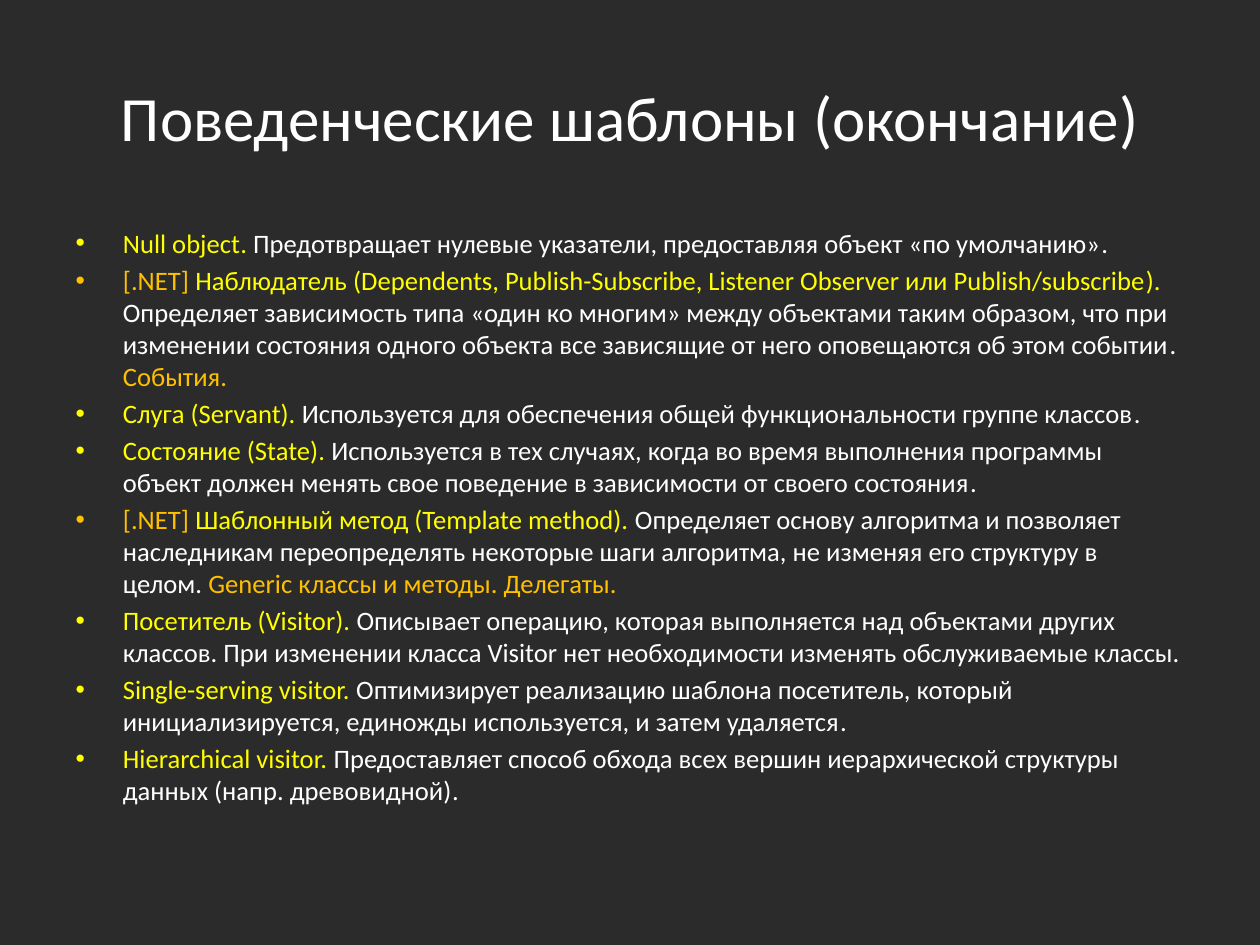
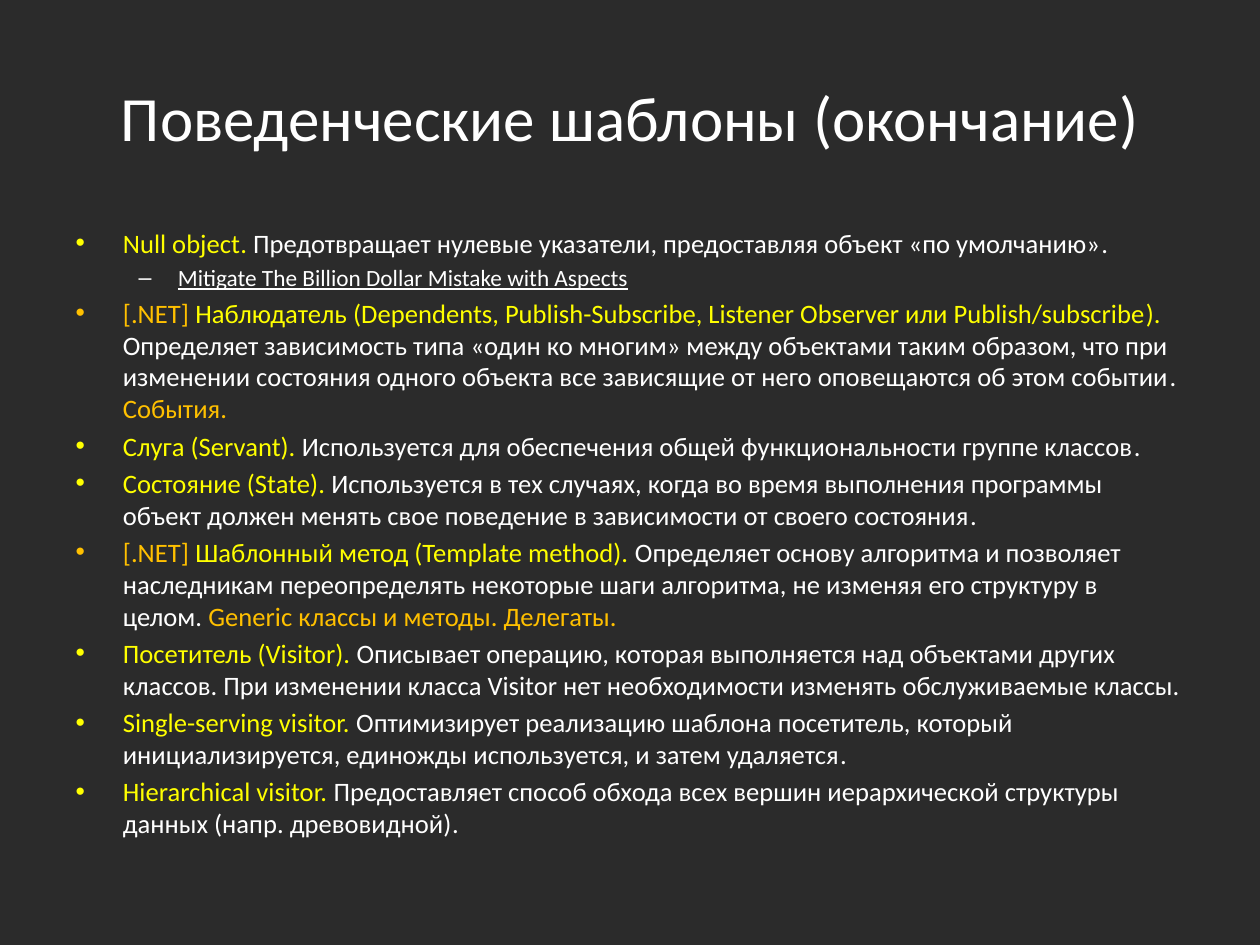
Before and after one commit to bazile/Training, a slide deck: slide 16 of Presentation/lesson-15-design-patterns.pptx. Drawn at 1260x945 pixels with LibreOffice and Linux fonts; fonts in the diff are those of the drawing; background and template pictures are left out; a plain dark background stands for a picture behind light text. Boxes give left, top, right and bottom in pixels: in the first picture for what was removed or moved away, otherwise in the second. Text is boxed around its words. In the diff, an @@ line names an element or a change of style, - is before the commit and + after.

```diff
--- a/Presentation/lesson-15-design-patterns.pptx
+++ b/Presentation/lesson-15-design-patterns.pptx
@@ text at [178,270,627,290]: paragraph added @@
+  – Mitigate The Billion Dollar Mistake with Aspects
```
Also in this commit, not shown: 4 other files.
